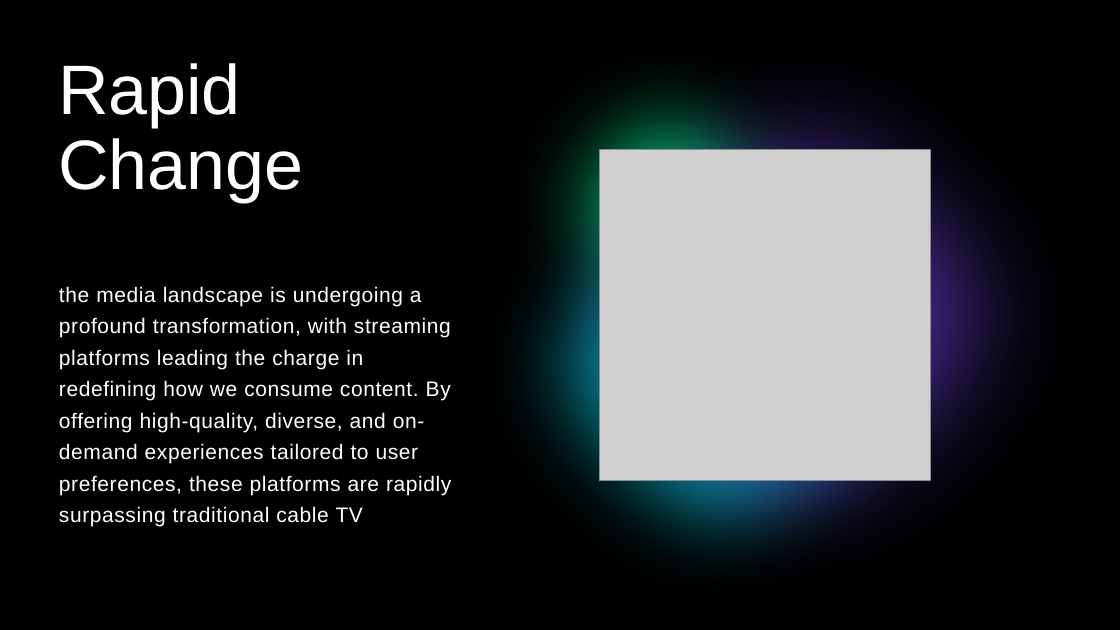
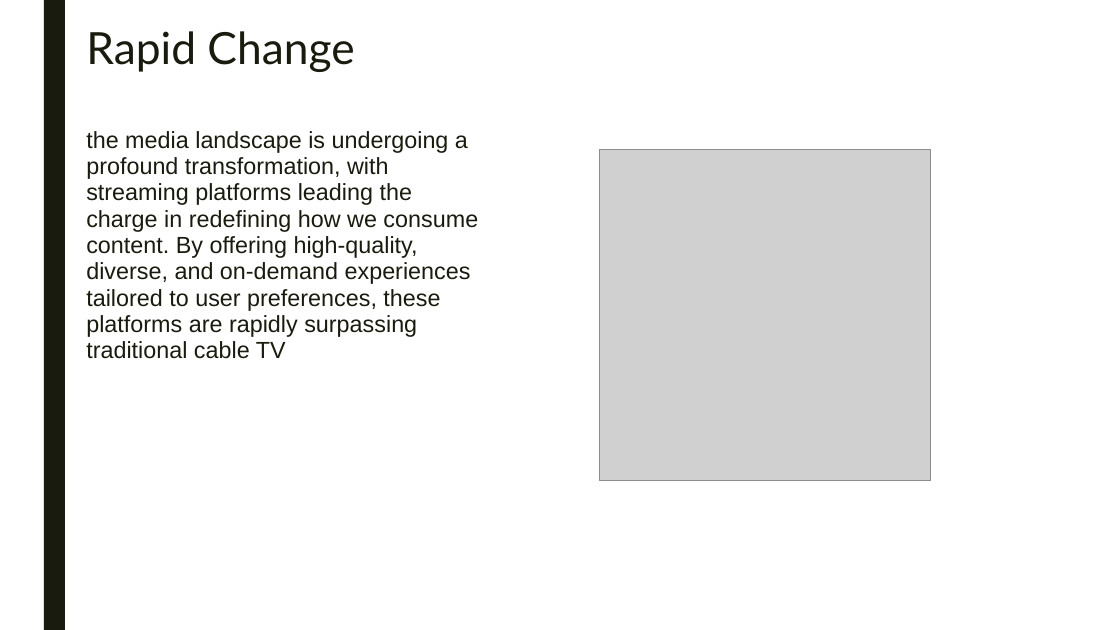
Before and after one commit to lanahuyen/media_tv, a slide deck: slide 15 of Presentation1.pptx (slide 12 before the commit). Drawn at 1120x630 pixels with LibreOffice and Linux fonts; fonts in the diff are those of the drawing; grey boxes stand for pictures. Boxes give left, top, right and bottom in pixels: in the first picture for what was removed or moved away, otherwise in the second. Text is boxed around its words. In the diff, an @@ line names an element or a change of style, - is before the commit and + after.

```diff
--- a/Presentation1.pptx
+++ b/Presentation1.pptx
@@ background #000000 to #FFFFFF @@
@@ rectangle removed at <box>0,0,1120,630</box> @@
@@ rectangle added at <box>44,0,65,630</box>, fill #191B0E @@
@@ title "Rapid Change": place and size @@
-title "Rapid Change" at <box>58,63,303,203</box>
+title "Rapid Change" at <box>86,31,354,72</box>
@@ title "Rapid Change" at <box>86,31,354,72</box>: size 60 to 38 pt, font Arial to Lato, text colour #FFFFFF to #191B0E; line spacing 0.9 to 0.89 @@
@@ freeform shape removed at <box>450,0,1080,630</box> @@
@@ ellipse removed at <box>469,6,865,402</box> @@
@@ ellipse removed at <box>491,0,1120,630</box> @@
@@ group removed at <box>0,0,1120,630</box>: 4 rectangles, 1 ellipse @@
@@ ellipse removed at <box>453,101,982,630</box> @@
@@ text "the media landscape is undergoing ...": place and size @@
-text "the media landscape is undergoing ..." at <box>59,286,451,527</box>
+text "the media landscape is undergoing ..." at <box>86,131,478,359</box>
@@ text "the media landscape is undergoing ..." at <box>86,131,478,359</box>: size 18 to 20 pt, text colour #FFFFFF to #191B0E, letter spacing 0.5 to 0 pt; line spacing 1.25 to 0.94; more space between paragraphs @@
```
Also in this commit, not shown: 10 other slides changed, 4 slides added, 1 slide removed, 1 other file.
